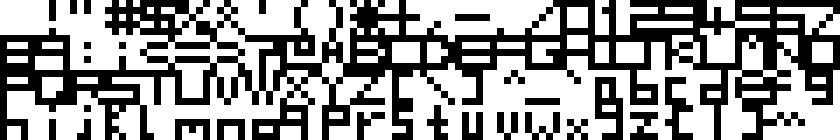
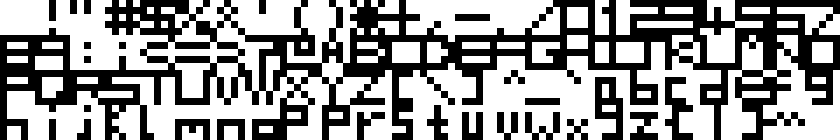
Comparing the layer stacks of the two 840×140 images. Changes:
painted on "Background" over [280, 21, 770, 140]
